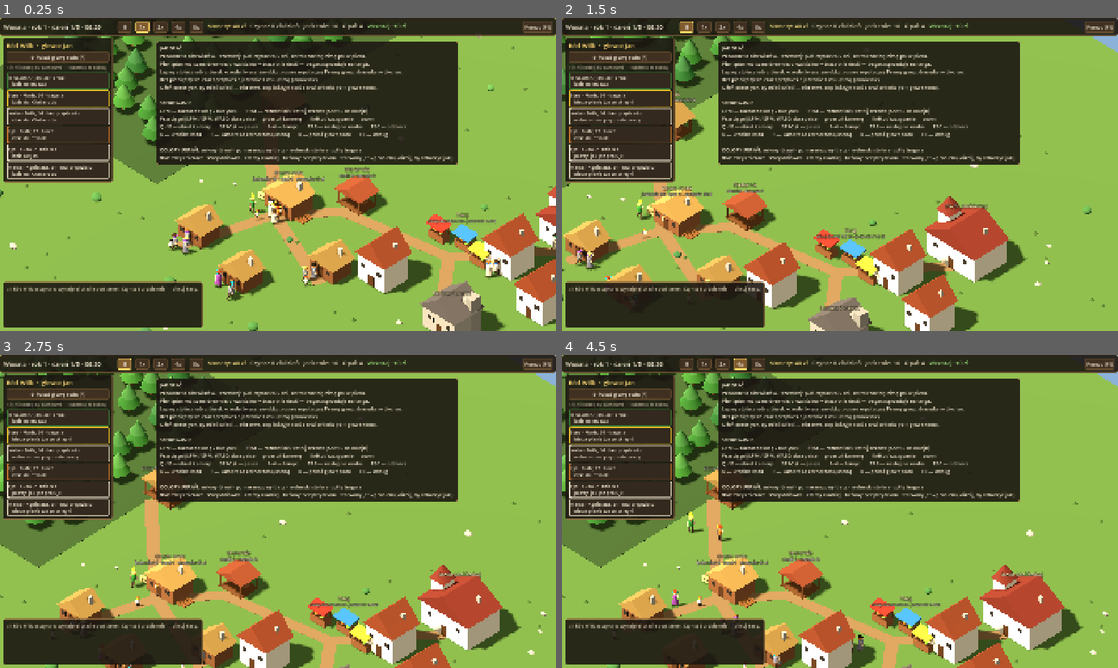
Above: before the commit, frames 1-4 (two rows, left to right).
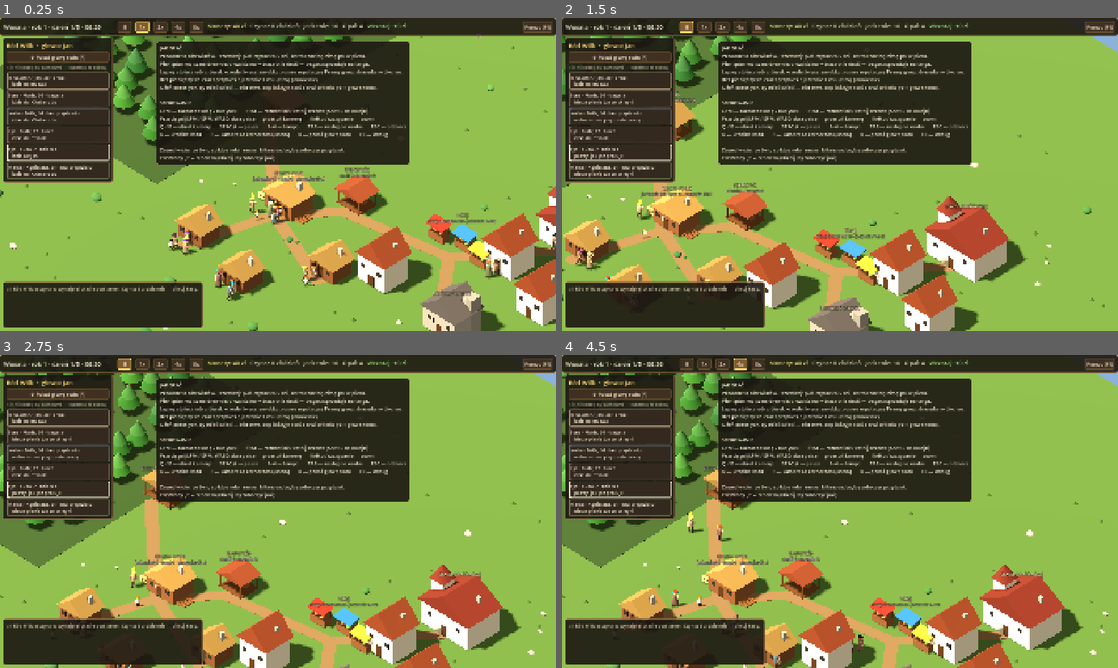
Above: after the commit, the same moments.

Repository: dwdzdc/dynastia
Game: Godot game, scene res://game/main.tscn
Two runs of this game, one before a commit and one after it. Both use one fixed random seed, a clock stepped at 60 frames per second and the inputs below.
Inputs (mouse positions are in pixels of both pictures, inside the frame that each line leads up to):
- Up to frame 1 (0.25 s): no input
- Up to frame 2 (1.5 s): tap Enter at 0.5 s; move the mouse to (962, 158) at 0.52 s; hold D 0.53-1.25 s; tap 1 at 0.6 s; click (962, 158) at 0.67 s; tap Space at 0.77 s; drag from (728, 190) to (812, 237) at 1.27 s
- Up to frame 3 (2.75 s): click "II" at 2 s
- Up to frame 4 (4.5 s): click "1x" at 2.75 s; click "2x" at 3.5 s; click "4x" at 4.25 s

The runs differ from the first frame. In frame 1, 5.1% of the frame differs, in the area x 1-100%, y 7-89%; in frame 2, 4.8%; in frame 3, 4.8%; in frame 4, 4.9%.

Commit message:
Ubranie jako cecha osoby zamiast koloru zawodu (uwaga autora)
Co-Authored-By: Claude Opus 5.5 <noreply@anthropic.com>

Diff:
--- a/game/agent_view.gd
+++ b/game/agent_view.gd
@@ -1,20 +1,23 @@
-# AgentView — ludzik 3D: nogi, tułów (kolor = przydział pracy), głowa, włosy, ręce,
+# AgentView — ludzik 3D: nogi, tułów (kolor ubrania osoby), głowa, włosy, ręce,
 # niesiony towar i narzędzie. Proste animacje proceduralne: chód, rąbanie, piłowanie,
 # heblowanie, zbieranie, zabawa. Tylko czyta SimAgent/SimPerson.
 extends Node3D
 
 
-const JOB_COLORS := {
-	"none": Color(0.82, 0.78, 0.68),
-	"woodcutter": Color(0.22, 0.48, 0.2),
-	"sawyer": Color(0.78, 0.45, 0.16),
-	"carpenter": Color(0.22, 0.4, 0.78),
-	"carrier": Color(0.9, 0.74, 0.16),
-	"laborer": Color(0.5, 0.5, 0.55),
-	"forager": Color(0.58, 0.3, 0.62),
-	"thief": Color(0.16, 0.15, 0.17),
-	"child": Color(0.93, 0.88, 0.8),
-}
+# Ubranie to cecha osoby, nie zawodu: stały kolor z palety (po id osoby). Zawód widać
+# po tym, co ktoś robi i niesie.
+const CLOTH_COLORS := [
+	Color(0.55, 0.42, 0.3), Color(0.42, 0.45, 0.32), Color(0.62, 0.55, 0.42), Color(0.4, 0.33, 0.28),
+	Color(0.5, 0.36, 0.34), Color(0.36, 0.4, 0.44), Color(0.68, 0.62, 0.5), Color(0.46, 0.5, 0.4),
+	Color(0.58, 0.46, 0.36), Color(0.34, 0.3, 0.26),
+]
+const CHILD_CLOTH := Color(0.93, 0.88, 0.8)
+
+
+static func cloth_color(person_id: int) -> Color:
+	return CLOTH_COLORS[posmod(person_id, CLOTH_COLORS.size())]
+
+
 const SKIN := Color(0.93, 0.76, 0.6)
 const HAIR := [Color(0.25, 0.16, 0.08), Color(0.55, 0.36, 0.16), Color(0.85, 0.7, 0.38), Color(0.12, 0.1, 0.08), Color(0.6, 0.25, 0.1)]
 const GREY_HAIR := Color(0.82, 0.82, 0.8)
@@ -61,10 +64,10 @@
 
 	_leg_l = _limb(Vector3(-0.12, 0.72, 0), 0.09, 0.72, Color(0.3, 0.24, 0.18))
 	_leg_r = _limb(Vector3(0.12, 0.72, 0), 0.09, 0.72, Color(0.3, 0.24, 0.18))
-	_torso = Gfx3D.capsule(0.24, 0.85, JOB_COLORS["none"])
+	_torso = Gfx3D.capsule(0.24, 0.85, CLOTH_COLORS[0])
 	_torso.position = Vector3(0, 1.08, 0)
 	_pivot.add_child(_torso)
-	_skirt = Gfx3D.cylinder(0.36, 0.6, JOB_COLORS["none"], 0.2, 10)
+	_skirt = Gfx3D.cylinder(0.36, 0.6, CLOTH_COLORS[0], 0.2, 10)
 	_skirt.position = Vector3(0, 0.62, 0)
 	_skirt.visible = p.sex == "f"
 	_pivot.add_child(_skirt)
@@ -139,7 +142,7 @@
 		"teen":
 			sc = 1.15
 	scale = Vector3.ONE * sc
-	var col: Color = JOB_COLORS["child"] if stage == "child" else JOB_COLORS.get(agent.job, JOB_COLORS["none"])
+	var col: Color = CHILD_CLOTH if stage == "child" else cloth_color(agent.person_id)
 	if agent.disabled():
 		col = col.lerp(Color(0.6, 0.6, 0.6), 0.6)
 	Gfx3D.set_color(_torso, col)
--- a/ui/hud.gd
+++ b/ui/hud.gd
@@ -253,7 +253,7 @@
 			col = WARN
 		b.add_theme_color_override("font_color", col)
 		b.add_theme_color_override("font_hover_color", col.lightened(0.2))
-		var job_col: Color = AgentView.JOB_COLORS["child"] if stage == "child" else AgentView.JOB_COLORS.get(a.job, Color.WHITE)
+		var job_col: Color = AgentView.CHILD_CLOTH if stage == "child" else AgentView.cloth_color(a.person_id)
 		var sb := _box(Color(0.2, 0.16, 0.12) if main.selected_id != a.id else Color(0.42, 0.32, 0.16), job_col, 4, 6)
 		sb.border_width_left = 8
 		b.add_theme_stylebox_override("normal", sb)
@@ -803,8 +803,8 @@
 Q / E — obrót kamery       SPACJA — pauza       1–4 — tempo       TAB — następna osoba       ESC — odznacz
 K — kronika rodu       F — kamera za zaznaczoną osobą       R — pokaż głowę rodu       F3 — debug
 
-KOLORY UBRAŃ: zielony drwal · pomarańczowy tracz · niebieski stolarz · żółty tragarz
-fioletowy zbieracz · szary dniówka · czarny złodziej · beżowy bez przydziału. Czerwony „!” = problem (kliknij, by zobaczyć jaki).""", 17)
+Zawód widać po tym, co ktoś robi i niesie; kliknij osobę, by zobaczyć przydział.
+Czerwony „!” = problem (kliknij, by zobaczyć jaki).""", 17)
 	_help.add_child(l)
 
 
Not shown, changed: docs/design/living-village.md
